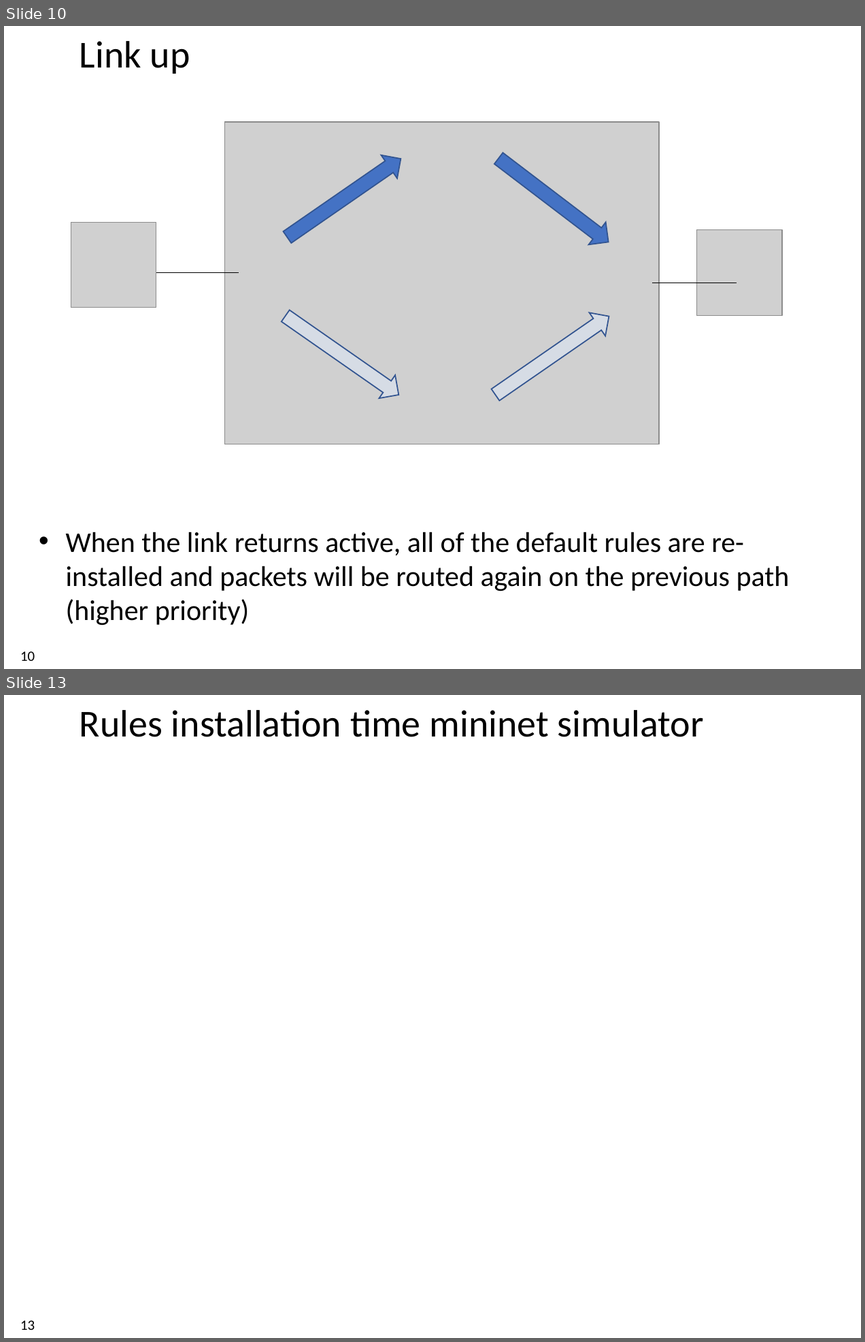
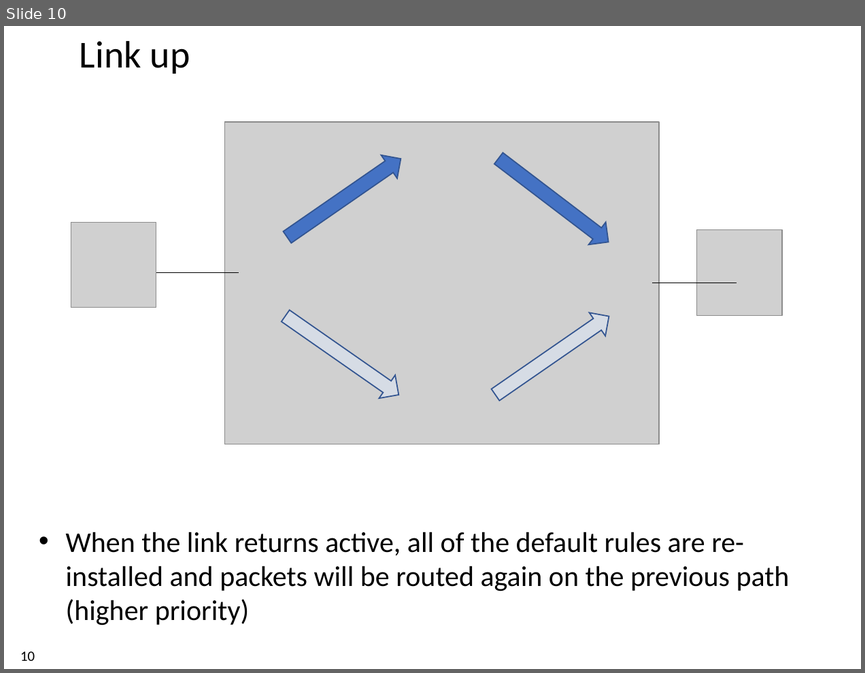
Before and after one commit to xdl907/switching-and-routing-project, a slide deck: template_project_exam__1_.pptx. Shown one above the other, each under a label of ours: slides 10 and 13 before the commit, slide 10 after it; the slides between them are not shown. The pictures are 865x1342 and 865x673 pixels, drawn with LibreOffice and Linux fonts; fonts in the diff are those of the drawing; grey boxes stand for pictures; background and template pictures are left out. Boxes give left, top, right and bottom in pixels: in the first picture for what was removed or moved away, otherwise in the second. Text is boxed around its words. In the diff, an @@ line names an element or a change of style, - is before the commit and + after.

```diff
--- a/template_project_exam__1_.pptx
+++ b/template_project_exam__1_.pptx
@@ slide 13 removed at (4, 695, 861, 1338), background #FFFFFF @@
@@ title removed at (79, 710, 704, 737) @@
-Rules installation time mininet simulator
@@ page number removed at (20, 1320, 35, 1329) @@
-13
```
Also in this commit, not shown: 5 slides changed, 1 other slide removed.
